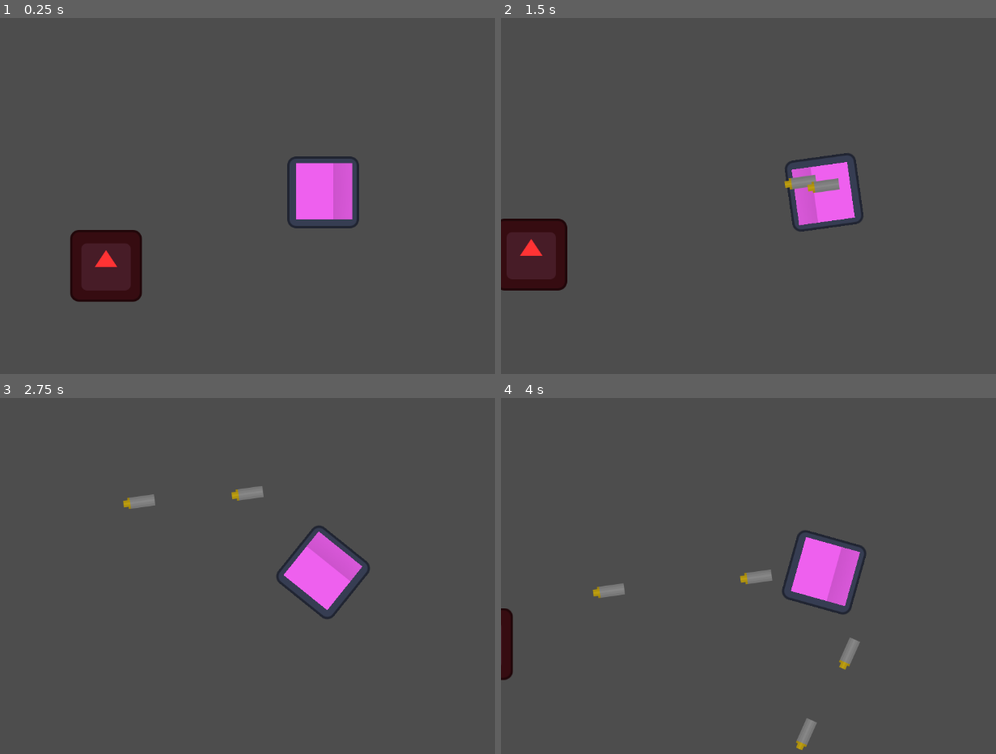
Above: before the commit, frames 1-4 (two rows, left to right).
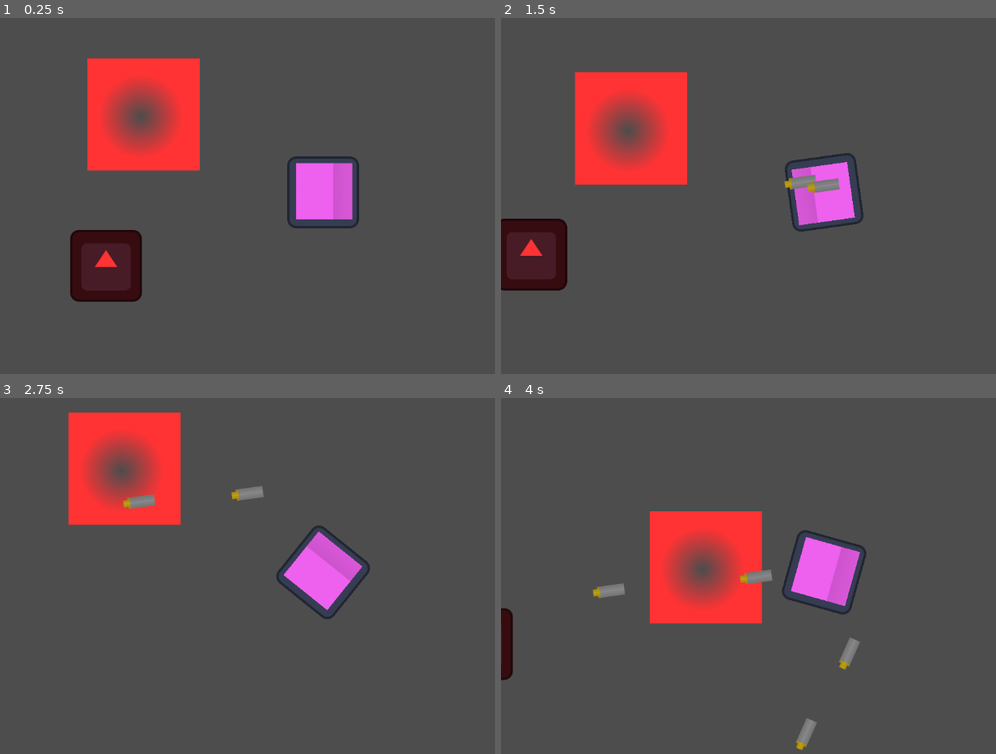
Above: after the commit, the same moments.

Repository: Do-Good-Games/MaskGameTest
Game: Godot game, scene res://testLevel.tscn
The game is run twice, just before and just after one commit, with the same random seed, the same clock (stepped at 60 frames per second) and the same inputs. The engine's default icon, where the game draws it, is replaced by a stand-in: a white triangle on a blue panel in a dark square.
Inputs (mouse positions are in pixels of both pictures, inside the frame that each line leads up to):
- Up to frame 1 (0.25 s): no input
- Up to frame 2 (1.5 s): move the mouse to (966, 174) at 0.52 s; press the mouse at (966, 174) at 0.53 s; hold D (right) 0.53-1.28 s; move the mouse to (694, 210) at 1.27 s; release the mouse at (694, 210) at 1.28 s; hold S (down) from 1.28 s (still down); click (694, 210) at 1.35 s
- Up to frame 3 (2.75 s): move the mouse to (386, 494) at 2.02 s; release S (down) at 2.03 s; press the mouse at (386, 494) at 2.03 s; hold D (right) from 2.03 s (still down)
- Up to frame 4 (4 s): move the mouse to (793, 643) at 2.77 s; release D (right) at 2.78 s; release the mouse at (793, 643) at 2.78 s; hold W (up) 2.78-3.53 s; click (793, 643) at 2.85 s; move the mouse to (outside the picture) at 3.52 s; press the mouse at (outside the picture) at 3.53 s; hold A (left) from 3.53 s (still down)

The runs differ from the first frame. In frame 1, 7.1% of the frame differs, in the area x 17-41%, y 11-43%; in frame 2, 7.2%, in the area x 14-38%, y 15-47%; in frame 3, 7.0%; in frame 4, 7.0%.

Commit message:
Put in a basic enemy

Diff:
--- a/Character/BobbyCharacter.gd
+++ b/Character/BobbyCharacter.gd
@@ -45,3 +45,7 @@
 	move_and_slide()
 	game_manager.playerx = self.position.x
 	game_manager.playery = self.position.y
+
+
+func _on_hitbox_area_entered(area: Area2D) -> void:
+	pass # Replace with function body.
--- /dev/null
+++ b/Character/CharacterCollision.gd
@@ -0,0 +1,6 @@
+extends Area2D
+
+
+func _on_area_entered(area: Area2D) -> void:
+	if(area.is_in_group("Enemy")):
+		print("GET HURT")
--- a/Character/bobby_character.tscn
+++ b/Character/bobby_character.tscn
@@ -3,12 +3,13 @@
 [ext_resource type="Script" uid="uid://dgrhfdbhs3r0u" path="res://Character/BobbyCharacter.gd" id="1_dmayn"]
 [ext_resource type="Texture2D" uid="uid://cnfytrl0jhugb" path="res://icon.svg" id="2_d5myv"]
 [ext_resource type="PackedScene" uid="uid://dwj2g8najpxjr" path="res://Character/throwable.tscn" id="2_tbytb"]
+[ext_resource type="Script" uid="uid://cme251y5q84v1" path="res://Character/CharacterCollision.gd" id="4_ojdix"]
 
 [sub_resource type="RectangleShape2D" id="RectangleShape2D_d5myv"]
 size = Vector2(123, 125)
 
 [sub_resource type="RectangleShape2D" id="RectangleShape2D_ojdix"]
-size = Vector2(307, 160)
+size = Vector2(131, 131)
 
 [sub_resource type="RectangleShape2D" id="RectangleShape2D_scdtr"]
 size = Vector2(587, 221)
@@ -19,7 +20,7 @@
 [sub_resource type="BoxMesh" id="BoxMesh_e68qv"]
 material = SubResource("StandardMaterial3D_qipl1")
 
-[node name="BobbyCharacter" type="CharacterBody2D" unique_id=1423288883 groups=["Player"]]
+[node name="BobbyCharacter" type="CharacterBody2D" unique_id=1423288883]
 script = ExtResource("1_dmayn")
 Throwable = ExtResource("2_tbytb")
 
@@ -34,12 +35,21 @@
 [node name="Camera2D" type="Camera2D" parent="." unique_id=550504632]
 
 [node name="GrabArea" type="Area2D" parent="." unique_id=896937632 groups=["Grab"]]
+visible = false
 
 [node name="GrabArea" type="CollisionShape2D" parent="GrabArea" unique_id=185887737 groups=["Grab"]]
 position = Vector2(143.5, -5)
 shape = SubResource("RectangleShape2D_ojdix")
 
+[node name="Hitbox" type="Area2D" parent="." unique_id=149410858 groups=["Player"]]
+script = ExtResource("4_ojdix")
+
+[node name="Hitbox" type="CollisionShape2D" parent="Hitbox" unique_id=162888254 groups=["Player"]]
+position = Vector2(-0.5, 0.5)
+shape = SubResource("RectangleShape2D_ojdix")
+
 [node name="GravityArea" type="Area2D" parent="." unique_id=331957575 groups=["Gravity"]]
+visible = false
 
 [node name="GravityArea" type="CollisionShape2D" parent="GravityArea" unique_id=35076230 groups=["Gravity"]]
 position = Vector2(283.5, -13.5)
@@ -67,3 +77,5 @@
 
 [node name="DirectionalLight3D" type="DirectionalLight3D" parent="SubViewportContainer/SubViewport" unique_id=1773563866]
 transform = Transform3D(1, 0, 0, 0, 0.99457467, 0.10402508, 0, -0.10402508, 0.99457467, 0, 0.45505333, 0.5942402)
+
+[connection signal="area_entered" from="Hitbox" to="Hitbox" method="_on_area_entered"]
--- /dev/null
+++ b/Enemy/Enemy.tscn
@@ -0,0 +1,32 @@
+[gd_scene format=3 uid="uid://begce725f6irl"]
+
+[ext_resource type="Texture2D" uid="uid://dei7ywid4trbd" path="res://Ian Folder/evil_brush.tres" id="1_3o4wt"]
+[ext_resource type="Script" uid="uid://cud5efta6xo1e" path="res://Enemy/enemy.gd" id="1_epr5s"]
+
+[sub_resource type="CircleShape2D" id="CircleShape2D_3o4wt"]
+radius = 205.03963
+
+[sub_resource type="RectangleShape2D" id="RectangleShape2D_oemdl"]
+size = Vector2(203, 200)
+
+[node name="Enemy" type="Area2D" unique_id=2115636220]
+script = ExtResource("1_epr5s")
+
+[node name="Sprite2D" type="Sprite2D" parent="." unique_id=9926488]
+modulate = Color(1, 0.2, 0.20392157, 1)
+texture = ExtResource("1_3o4wt")
+
+[node name="LineOfSight" type="CollisionShape2D" parent="." unique_id=1051441687]
+position = Vector2(0.5, 0)
+scale = Vector2(1.865, 1.865)
+shape = SubResource("CircleShape2D_3o4wt")
+
+[node name="DamageBox" type="Area2D" parent="." unique_id=563277183 groups=["Enemy"]]
+
+[node name="DamageBox" type="CollisionShape2D" parent="DamageBox" unique_id=1540986855 groups=["Enemy"]]
+position = Vector2(0.5, 0)
+shape = SubResource("RectangleShape2D_oemdl")
+
+[connection signal="area_entered" from="." to="." method="_on_area_entered"]
+[connection signal="area_exited" from="." to="." method="_on_area_exited"]
+[connection signal="body_entered" from="." to="." method="_on_body_entered"]
--- /dev/null
+++ b/Enemy/enemy.gd
@@ -0,0 +1,15 @@
+extends Area2D
+var chasingPlayer = false
+
+
+func _on_area_entered(area: Area2D) -> void:
+	if(area.is_in_group("Player")):
+		chasingPlayer = true
+
+func _on_area_exited(area: Area2D) -> void:
+	if(area.is_in_group("Player")):
+		chasingPlayer = false
+
+func _physics_process(delta: float) -> void:
+	if(chasingPlayer):
+		position += position.direction_to(Vector2(game_manager.playerx,game_manager.playery)) * 100 * delta
--- a/testLevel.tscn
+++ b/testLevel.tscn
@@ -2,6 +2,7 @@
 
 [ext_resource type="PackedScene" uid="uid://b2aodyxg1wr0g" path="res://Character/bobby_character.tscn" id="1_8a0p6"]
 [ext_resource type="PackedScene" uid="uid://f0giku20phl1" path="res://Character/BobbyCollectable.tscn" id="2_vgrmv"]
+[ext_resource type="PackedScene" uid="uid://begce725f6irl" path="res://Enemy/Enemy.tscn" id="3_aldhi"]
 
 [node name="Node2D" type="Node2D" unique_id=648198681]
 
@@ -10,3 +11,6 @@
 
 [node name="BobbyCollectable" parent="." unique_id=2115636220 instance=ExtResource("2_vgrmv")]
 position = Vector2(74, 478)
+
+[node name="Enemy" parent="." unique_id=1176380468 instance=ExtResource("3_aldhi")]
+position = Vector2(120, 199)
Not shown, added: Character/CharacterCollision.gd.uid
Not shown, added: Enemy/enemy.gd.uid
